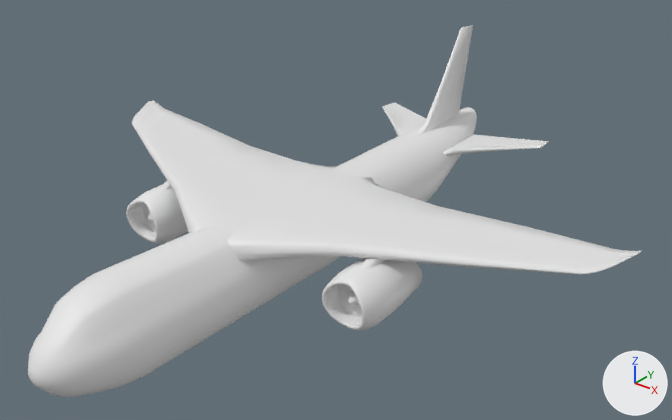
A saved change to the FBX model MMMmmmmmmmmmh/Assets/Graphic/Meshs/Airplane.fbx.
One viewpoint serves both versions: a 50 mm camera at (19.6, -21.1, 15.2) aimed at (1.2, 2.0, 0.9). The lights are fixed; the arrows at lower right show +X, +Y and +Z. Where no turn or scale is listed for an object, it has been applied to the vertices.

The older version as bpy lines, for what is in view:
```python
me_cube_005 = bpy.data.meshes.new('Cube.005')
me_cube_005.from_pydata(...)  # 1502 vertices, 1482 faces; spans x -11.2..11.2, y -11.7..11.1, z -1.5..5.3
me_cube_005.materials.append(mat_tt_checker_512x512_uv_grid)  # its picture is missing
me_cylinder_001 = bpy.data.meshes.new('Cylinder.001')
me_cylinder_001.from_pydata(...)  # 898 vertices, 896 faces; spans x -0.99..0.99, y -1.58..2.22, z -1.01..1.0
me_cylinder_001.materials.append(mat_tt_checker_512x512_uv_grid)  # its picture is missing
me_cylinder_002 = bpy.data.meshes.new('Cylinder.002')
me_cylinder_002.from_pydata(...)  # 898 vertices, 896 faces; spans x -0.99..0.99, y -1.58..2.22, z -1.01..1.0
me_cylinder_002.materials.append(mat_tt_checker_512x512_uv_grid)  # its picture is missing
ob_airplaine_body = bpy.data.objects.new('Airplaine_Body', me_cube_005)
ob_airplaine_body.location = (0.0, 1.83, -0.11)
ob_airplane_engine_l = bpy.data.objects.new('Airplane_Engine_L', me_cylinder_001)
ob_airplane_engine_l.location = (4.62, -0.46, 0.1)
ob_airplane_engine_r = bpy.data.objects.new('Airplane_Engine_R', me_cylinder_002)
ob_airplane_engine_r.location = (-4.62, -0.46, 0.1)
```
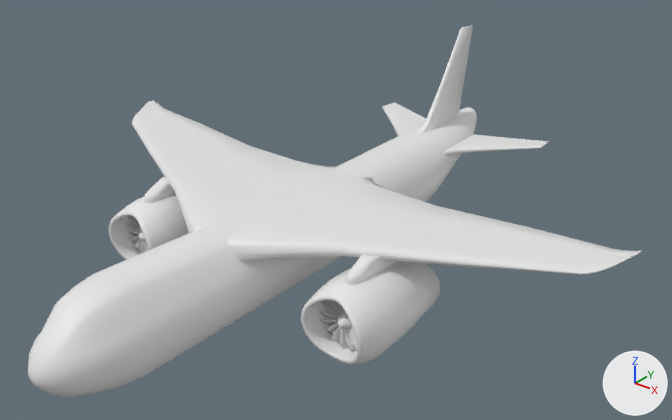
Where the newer file only moved an object's origin or applied its transform, the numbers keep the older frame.

What differs and where, as boxes (x1, y1, x2, y2) in the pictures (672 x 420 px; the box of a moved part takes in the faces that stretch with it):
'Airplane_Engine_L', mesh rescaled (39% wider, 42% taller): before (322, 258, 422, 331); after (301, 261, 440, 365)
'Airplane_Engine_R', mesh rescaled: before (126, 185, 188, 243); after (108, 193, 189, 260)
'Airplane_Blades_L', added: after (319, 300, 357, 351)
'Airplane_Blades_R', added: after (127, 216, 148, 253)
part 3 of me_cube_005, moved or reshaped: before (159, 181, 172, 190); after (144, 177, 175, 203)
part 4 of me_cube_005, moved or reshaped: before (360, 258, 384, 269); after (346, 255, 398, 285)

The change, as a list of edits to the scene's bpy script:
```text
Change me_cylinder_002:
    where me_cylinder_002.from_pydata(...)  # 898 vertices, 896 faces; spans x -0.99..0.99, y -1.58..2.22, z -1.01..1.0
    used by ob_airplane_engine_r; location = (-4.62, -0.46, 0.1)
    me_cylinder_002 part 1: the whole mesh is scaled about its middle by 1.4, then moved by (0.0, 0.13, -0.62)
Change me_cylinder_001:
    where me_cylinder_001.from_pydata(...)  # 898 vertices, 896 faces; spans x -0.99..0.99, y -1.58..2.22, z -1.01..1.0
    used by ob_airplane_engine_l; location = (4.62, -0.46, 0.1)
    me_cylinder_001 part 2: the whole mesh is scaled about its middle by 1.4, then moved by (0.0, 0.13, -0.62)
Change me_cube_005:
    where me_cube_005.from_pydata(...)  # 1502 vertices, 1482 faces; spans x -11.2..11.2, y -11.7..11.1, z -1.5..5.3
    used by ob_airplaine_body; location = (0.0, 1.83, -0.11)
    me_cube_005 part 3: 3 vertices moved from x -4.4, y -1.4..-1.1, z 0.6..1.0 to x -4.4, y -1.1..-0.7, z 0.5..1.1; 100 vertices removed from x -5.0..-4.3, y -3.2..1.3, z 0.3..1.5; 100 vertices added at x -5.1..-4.2, y -3.6..1.4, z -0.2..1.5
    me_cube_005 part 4: 3 vertices moved from x 4.4, y -1.4..-1.1, z 0.6..1.0 to x 4.4, y -1.1..-0.7, z 0.5..1.1; 100 vertices removed from x 4.3..5.0, y -3.2..1.3, z 0.3..1.5; 100 vertices added at x 4.2..5.1, y -3.6..1.4, z -0.2..1.5
Add me_cube_035:
    me_cube_035.from_pydata(...)  # 480 vertices, 416 faces; spans x -100.0..100.0, y -99.0..100.0, z -49.0..-22.0
Add ob_airplane_blades_l:
    ob_airplane_blades_l = bpy.data.objects.new('Airplane_Blades_L', me_cube_035)
    ob_airplane_blades_l.location = (4.61, -2.18, -0.44)
    ob_airplane_blades_l.rotation_euler = (1.571, -0.212, 0.0)  # degrees (90, -12, 0)
    ob_airplane_blades_l.scale = (0.01, 0.01, 0.01)
Add ob_airplane_blades_r:
    ob_airplane_blades_r = bpy.data.objects.new('Airplane_Blades_R', me_cube_035)
    ob_airplane_blades_r.location = (-4.62, -2.18, -0.44)
    ob_airplane_blades_r.rotation_euler = (1.571, 0.0, 0.0)  # degrees (90, 0, 0)
    ob_airplane_blades_r.scale = (0.01, 0.01, 0.01)
```
